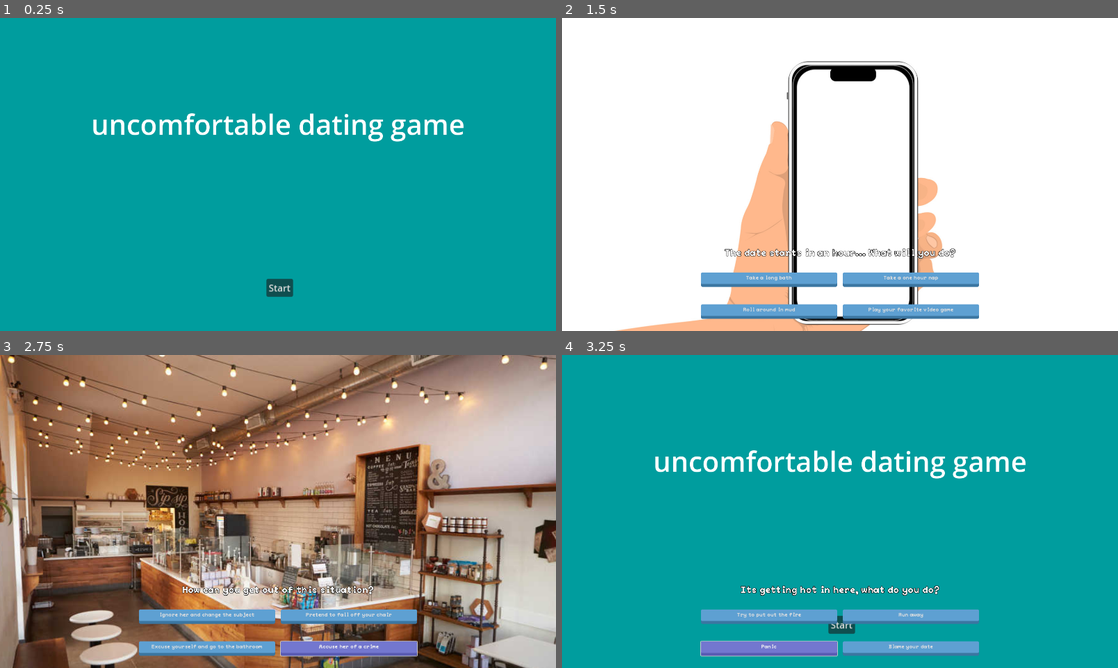
Above: before the commit, frames 1-4 (two rows, left to right).
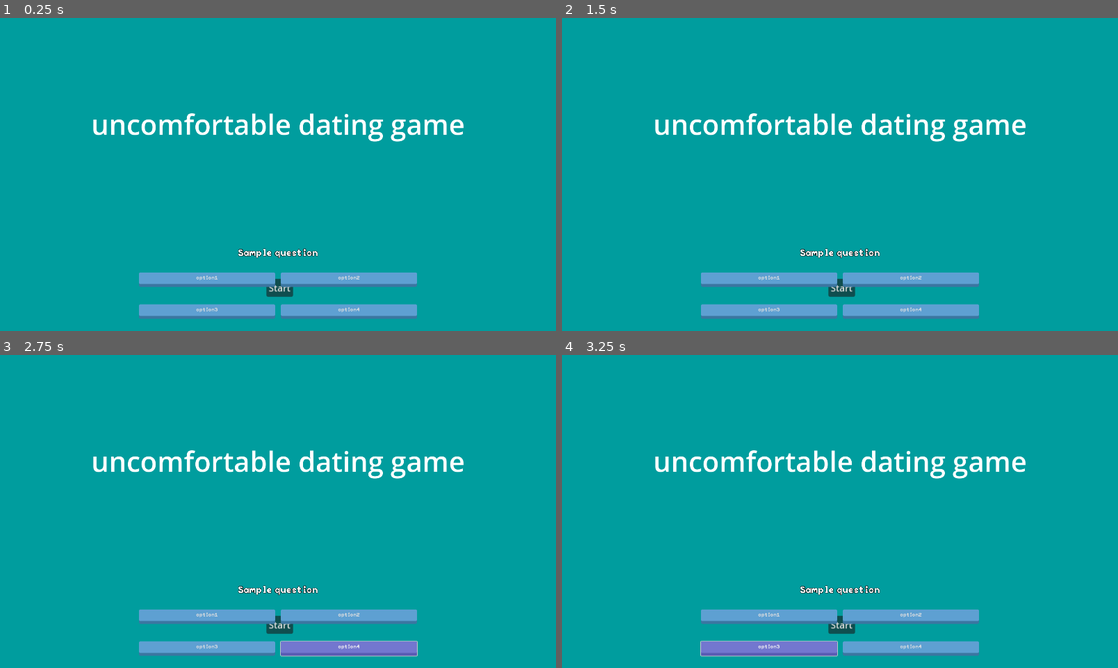
Above: after the commit, the same moments.

Repository: mxbernerSNC/Reverse-Dating-Sim
Game: Godot game, scene res://main.tscn
Same seed, same stepped clock (60 frames per second), same inputs: the game is played once before the commit and once after it.
Inputs:
- Up to frame 1 (0.25 s): no input
- Up to frame 2 (1.5 s): click "Start" at 0.5 s; click "Start" at 1.25 s
- Up to frame 3 (2.75 s): click "Play your favorite video game" (after the commit: "option4") at 2 s
- Up to frame 4 (3.25 s): click "Excuse yourself and go to the…" (after the commit: "option3") at 2.75 s

The runs differ from the first frame. In frame 1, 4.9% of the frame differs, in the area x 25-75%, y 73-97%; in frame 2, 95%; in frame 3, 96%, in the area x 0-100%, y 0-100%; in frame 4, 0.7%.
Error after the commit: Parse Error: Closing "}" doesn't match the opening "{". (res://main.gd:18)

Commit message:
Update main.gd

Diff:
--- a/main.gd
+++ b/main.gd
@@ -7,9 +7,17 @@
 			{"text": "Take a long bath", "next": "distraction.tscn"},
 			{"text": "Take a one hour nap", "next": "distraction.tscn"},
 			{"text": "Roll around in mud", "next": "distraction.tscn"},
-			{"text": "Play your favorite video game", "next": "distraction.tscn"}
+			{"text": "Rush out the door", "next": "distraction.tscn"}
 		]
 	},
+
+	"drive.tscn": {
+	"question": "You see a flower shop. Stop?",
+		"options": [
+			{"text": "Get some flowers", "next": "distraction.tscn"},
+			{"text": "Be on time", "next": "distraction.tscn"},
+	},
+
 	"distraction.tscn": {
 		"question": "How can you get out of this situation?",
 		"options": [
